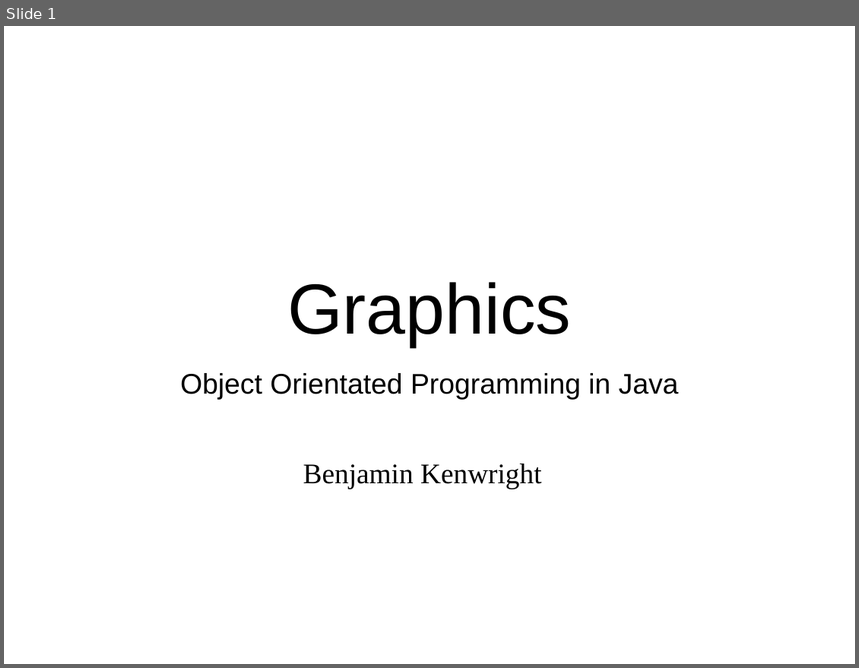
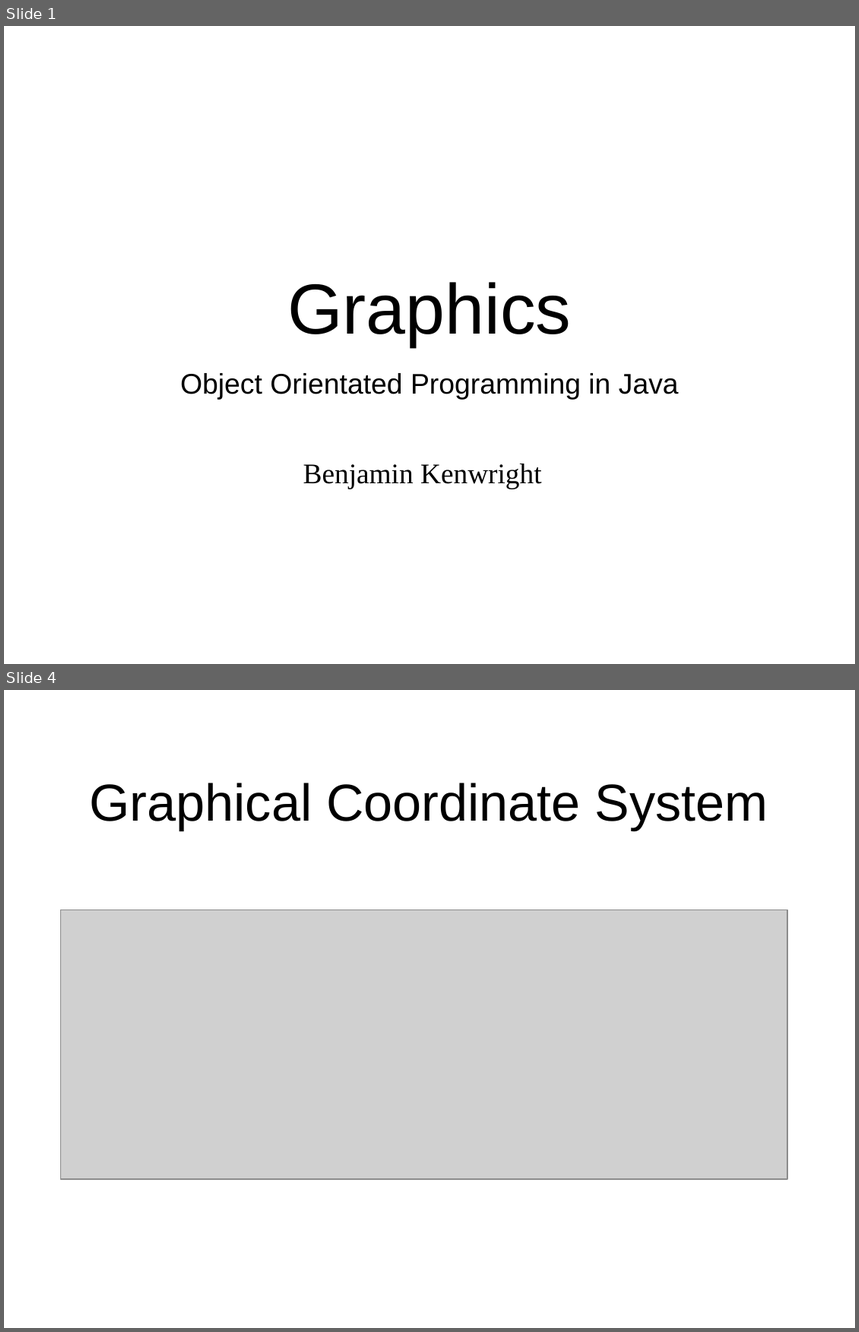
Before and after one commit to octaviordz/zjnu2017.github.io, a slide deck: OOP/lectures/080--Graphics.pptx. Shown one above the other, each under a label of ours: slide 1 before the commit, slides 1 and 4 after it; the slides between them are not shown. The pictures are 859x668 and 859x1332 pixels, drawn with LibreOffice and Linux fonts; fonts in the diff are those of the drawing; grey boxes stand for pictures. Boxes give left, top, right and bottom in pixels: in the first picture for what was removed or moved away, otherwise in the second. Text is boxed around its words. In the diff, an @@ line names an element or a change of style, - is before the commit and + after.

```diff
--- a/OOP/lectures/080--Graphics.pptx
+++ b/OOP/lectures/080--Graphics.pptx
@@ slide 4 added at <box>4,690,855,1328</box>, background #FFFFFF @@
@@ title added at <box>90,783,769,830</box>, 44 pt, text #000000 @@
+Graphical Coordinate System
@@ picture added at <box>61,910,788,1179</box> @@
```
Also in this commit, not shown: 3 slides changed, 28 other slides added, 1 slide removed, 1 other file.
